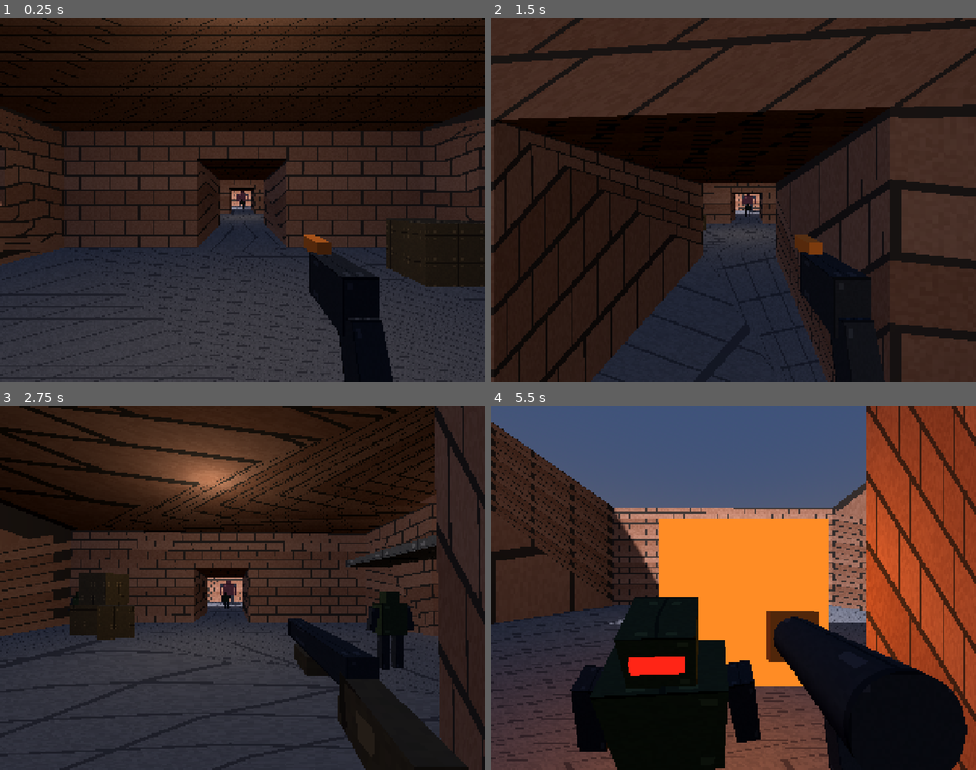
Above: before the commit, frames 1-4 (two rows, left to right).
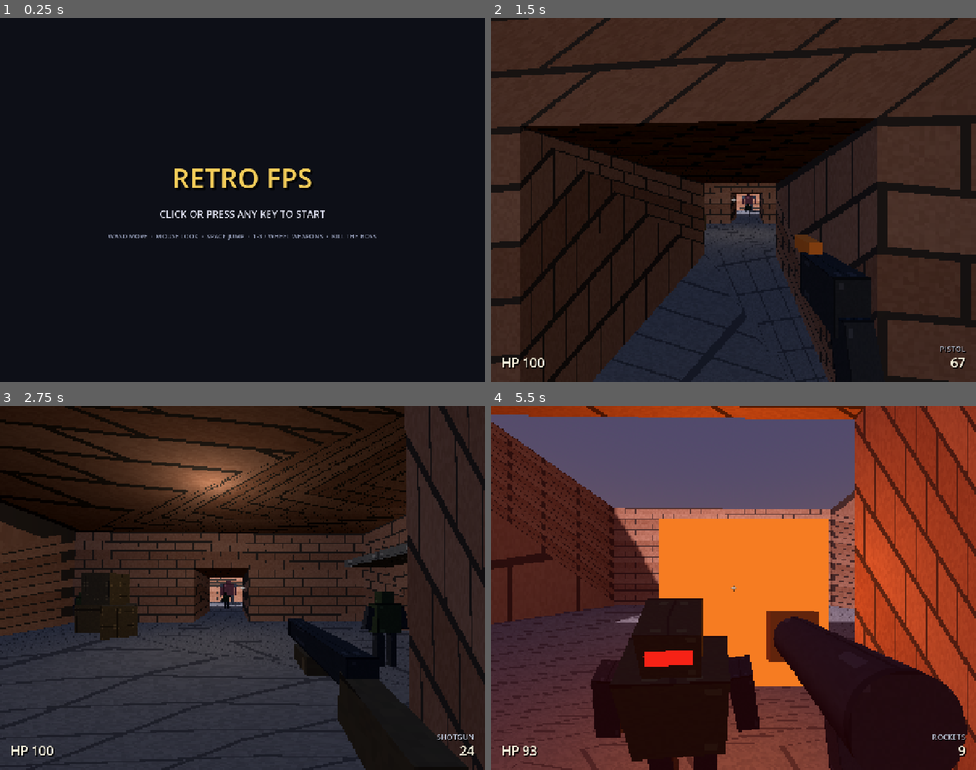
Above: after the commit, the same moments.

Repository: ffindusz/Retro-FPS-I
Game: Godot game, scene res://scenes/main.tscn
Two runs of this game, one before a commit and one after it. Both use one fixed random seed, a clock stepped at 60 frames per second and the inputs below.
Inputs (mouse positions are in pixels of both pictures, inside the frame that each line leads up to):
- Up to frame 1 (0.25 s): no input
- Up to frame 2 (1.5 s): tap Enter at 0.5 s; move the mouse to (757, 200) at 0.52 s; press the mouse at (757, 200) at 0.53 s; hold W (move_forward) from 0.53 s (still down); tap Space (jump) at 0.77 s; move the mouse to (709, 200) at 1.27 s; release the mouse at (709, 200) at 1.28 s; tap 1 (weapon_1) at 1.35 s
- Up to frame 3 (2.75 s): keep holding W (move_forward); tap Space (jump) at 1.52 s; move the mouse to (252, 580) at 2.02 s; hold 2 (weapon_2) from 2.03 s (still down)
- Up to frame 4 (5.5 s): keep holding W (move_forward); move the mouse to (728, 595) at 2.77 s; release 2 (weapon_2) at 2.78 s; tap 3 (weapon_3) at 2.85 s; tap Space (jump) at 3.02, 3.77, 4.52 s; move the mouse to (767, 591) at 3.52 s; hold Mouse wheel down (weapon_next) 3.53-4.28 s; move the mouse to (694, 584) at 4.27 s; tap Mouse wheel up (weapon_prev) at 4.35 s; move the mouse to (738, 588) at 5.02 s; press the mouse at (738, 588) at 5.03 s

The runs differ from the first frame. In frame 1, 66% of the frame differs, in the area x 0-100%, y 0-100%; in frame 2, 22%; in frame 3, 19%; in frame 4, 37%.

Commit message:
Phase 6: UI and game flow
- main.gd is now the flow controller: start screen -> instanced
  level+player -> HUD -> win/lose end screen -> restart
- Start/end screens (any key / click, input grace on end screen),
  HUD with health, weapon + ammo, crosshair, damage flash
- Enemies resolve the player lazily (level enters tree before player;
  player is replaced on restart); dying nodes renamed so restart
  instances keep canonical paths
- Full-flow headless test + UI screenshot tool; other tools updated
  to call start_game()

Diff:
--- a/scenes/main.tscn
+++ b/scenes/main.tscn
@@ -1,8 +1,9 @@
-[gd_scene load_steps=7 format=3]
+[gd_scene load_steps=8 format=3]
 
 [ext_resource type="Script" path="res://scripts/main.gd" id="1_main"]
-[ext_resource type="PackedScene" path="res://scenes/levels/level_01.tscn" id="2_level"]
-[ext_resource type="PackedScene" path="res://scenes/player/player.tscn" id="3_player"]
+[ext_resource type="PackedScene" path="res://scenes/ui/hud.tscn" id="2_hud"]
+[ext_resource type="PackedScene" path="res://scenes/ui/start_screen.tscn" id="3_start"]
+[ext_resource type="PackedScene" path="res://scenes/ui/end_screen.tscn" id="4_end"]
 
 [sub_resource type="ProceduralSkyMaterial" id="ProceduralSkyMaterial_sky"]
 sky_top_color = Color(0.24, 0.32, 0.48, 1)
@@ -44,6 +45,7 @@
 render_target_update_mode = 4
 
 [node name="World" type="Node3D" parent="ViewportContainer/GameViewport"]
+unique_name_in_owner = true
 
 [node name="WorldEnvironment" type="WorldEnvironment" parent="ViewportContainer/GameViewport/World"]
 environment = SubResource("Environment_main")
@@ -52,7 +54,13 @@
 transform = Transform3D(0.866025, 0.321394, -0.383022, 0, 0.766044, 0.642788, 0.5, -0.55667, 0.663414, 0, 10, 0)
 shadow_enabled = true
 
-[node name="Level01" parent="ViewportContainer/GameViewport/World" instance=ExtResource("2_level")]
+[node name="Hud" parent="." instance=ExtResource("2_hud")]
+unique_name_in_owner = true
+visible = false
 
-[node name="Player" parent="ViewportContainer/GameViewport/World" instance=ExtResource("3_player")]
-transform = Transform3D(1, 0, 0, 0, 1, 0, 0, 0, 1, 0, 0.1, 22)
+[node name="StartScreen" parent="." instance=ExtResource("3_start")]
+unique_name_in_owner = true
+
+[node name="EndScreen" parent="." instance=ExtResource("4_end")]
+unique_name_in_owner = true
+visible = false
--- /dev/null
+++ b/scenes/ui/end_screen.tscn
@@ -0,0 +1,72 @@
+[gd_scene load_steps=5 format=3]
+
+[ext_resource type="Script" path="res://scripts/ui/end_screen.gd" id="1_script"]
+
+[sub_resource type="LabelSettings" id="LabelSettings_result"]
+font_size = 72
+font_color = Color(0.85, 0.2, 0.15, 1)
+shadow_size = 4
+shadow_color = Color(0, 0, 0, 0.7)
+shadow_offset = Vector2(5, 5)
+
+[sub_resource type="LabelSettings" id="LabelSettings_sub"]
+font_size = 24
+font_color = Color(0.85, 0.86, 0.92, 1)
+shadow_color = Color(0, 0, 0, 0.6)
+shadow_offset = Vector2(2, 2)
+
+[sub_resource type="LabelSettings" id="LabelSettings_hint"]
+font_size = 18
+font_color = Color(0.55, 0.58, 0.68, 1)
+
+[node name="EndScreen" type="Control"]
+layout_mode = 3
+anchors_preset = 15
+anchor_right = 1.0
+anchor_bottom = 1.0
+grow_horizontal = 2
+grow_vertical = 2
+mouse_filter = 2
+script = ExtResource("1_script")
+
+[node name="Bg" type="ColorRect" parent="."]
+layout_mode = 1
+anchors_preset = 15
+anchor_right = 1.0
+anchor_bottom = 1.0
+grow_horizontal = 2
+grow_vertical = 2
+mouse_filter = 2
+color = Color(0.05, 0.05, 0.07, 1)
+
+[node name="Layout" type="VBoxContainer" parent="."]
+layout_mode = 1
+anchors_preset = 15
+anchor_right = 1.0
+anchor_bottom = 1.0
+grow_horizontal = 2
+grow_vertical = 2
+mouse_filter = 2
+theme_override_constants/separation = 26
+alignment = 1
+
+[node name="ResultLabel" type="Label" parent="Layout"]
+layout_mode = 2
+mouse_filter = 2
+text = "YOU DIED"
+label_settings = SubResource("LabelSettings_result")
+horizontal_alignment = 1
+
+[node name="SubLabel" type="Label" parent="Layout"]
+layout_mode = 2
+mouse_filter = 2
+text = "..."
+label_settings = SubResource("LabelSettings_sub")
+horizontal_alignment = 1
+
+[node name="Hint" type="Label" parent="Layout"]
+layout_mode = 2
+mouse_filter = 2
+text = "CLICK OR PRESS ANY KEY TO RESTART"
+label_settings = SubResource("LabelSettings_hint")
+horizontal_alignment = 1
--- /dev/null
+++ b/scenes/ui/hud.tscn
@@ -0,0 +1,112 @@
+[gd_scene load_steps=5 format=3]
+
+[ext_resource type="Script" path="res://scripts/ui/hud.gd" id="1_script"]
+
+[sub_resource type="LabelSettings" id="LabelSettings_big"]
+font_size = 34
+font_color = Color(0.95, 0.93, 0.85, 1)
+shadow_size = 3
+shadow_color = Color(0, 0, 0, 0.8)
+shadow_offset = Vector2(3, 3)
+
+[sub_resource type="LabelSettings" id="LabelSettings_small"]
+font_size = 20
+font_color = Color(0.75, 0.78, 0.85, 1)
+shadow_color = Color(0, 0, 0, 0.7)
+shadow_offset = Vector2(2, 2)
+
+[sub_resource type="LabelSettings" id="LabelSettings_cross"]
+font_size = 26
+font_color = Color(0.95, 0.95, 0.95, 0.75)
+shadow_color = Color(0, 0, 0, 0.5)
+shadow_offset = Vector2(1, 1)
+
+[node name="Hud" type="Control"]
+layout_mode = 3
+anchors_preset = 15
+anchor_right = 1.0
+anchor_bottom = 1.0
+grow_horizontal = 2
+grow_vertical = 2
+mouse_filter = 2
+script = ExtResource("1_script")
+
+[node name="DamageFlash" type="ColorRect" parent="."]
+unique_name_in_owner = true
+modulate = Color(1, 1, 1, 0)
+layout_mode = 1
+anchors_preset = 15
+anchor_right = 1.0
+anchor_bottom = 1.0
+grow_horizontal = 2
+grow_vertical = 2
+mouse_filter = 2
+color = Color(0.75, 0.08, 0.08, 1)
+
+[node name="CrossCenter" type="CenterContainer" parent="."]
+layout_mode = 1
+anchors_preset = 15
+anchor_right = 1.0
+anchor_bottom = 1.0
+grow_horizontal = 2
+grow_vertical = 2
+mouse_filter = 2
+
+[node name="Crosshair" type="Label" parent="CrossCenter"]
+layout_mode = 2
+mouse_filter = 2
+text = "+"
+label_settings = SubResource("LabelSettings_cross")
+
+[node name="HealthLabel" type="Label" parent="."]
+unique_name_in_owner = true
+layout_mode = 1
+anchors_preset = 2
+anchor_top = 1.0
+anchor_bottom = 1.0
+offset_left = 28.0
+offset_top = -70.0
+offset_right = 260.0
+offset_bottom = -28.0
+grow_vertical = 0
+mouse_filter = 2
+text = "HP 100"
+label_settings = SubResource("LabelSettings_big")
+
+[node name="WeaponLabel" type="Label" parent="."]
+unique_name_in_owner = true
+layout_mode = 1
+anchors_preset = 3
+anchor_left = 1.0
+anchor_top = 1.0
+anchor_right = 1.0
+anchor_bottom = 1.0
+offset_left = -260.0
+offset_top = -100.0
+offset_right = -28.0
+offset_bottom = -74.0
+grow_horizontal = 0
+grow_vertical = 0
+mouse_filter = 2
+text = "PISTOL"
+label_settings = SubResource("LabelSettings_small")
+horizontal_alignment = 2
+
+[node name="AmmoLabel" type="Label" parent="."]
+unique_name_in_owner = true
+layout_mode = 1
+anchors_preset = 3
+anchor_left = 1.0
+anchor_top = 1.0
+anchor_right = 1.0
+anchor_bottom = 1.0
+offset_left = -260.0
+offset_top = -70.0
+offset_right = -28.0
+offset_bottom = -28.0
+grow_horizontal = 0
+grow_vertical = 0
+mouse_filter = 2
+text = "72"
+label_settings = SubResource("LabelSettings_big")
+horizontal_alignment = 2
--- /dev/null
+++ b/scenes/ui/start_screen.tscn
@@ -0,0 +1,72 @@
+[gd_scene load_steps=5 format=3]
+
+[ext_resource type="Script" path="res://scripts/ui/start_screen.gd" id="1_script"]
+
+[sub_resource type="LabelSettings" id="LabelSettings_title"]
+font_size = 72
+font_color = Color(0.95, 0.8, 0.35, 1)
+shadow_size = 4
+shadow_color = Color(0, 0, 0, 0.7)
+shadow_offset = Vector2(5, 5)
+
+[sub_resource type="LabelSettings" id="LabelSettings_sub"]
+font_size = 26
+font_color = Color(0.85, 0.86, 0.92, 1)
+shadow_color = Color(0, 0, 0, 0.6)
+shadow_offset = Vector2(2, 2)
+
+[sub_resource type="LabelSettings" id="LabelSettings_hint"]
+font_size = 17
+font_color = Color(0.55, 0.58, 0.68, 1)
+
+[node name="StartScreen" type="Control"]
+layout_mode = 3
+anchors_preset = 15
+anchor_right = 1.0
+anchor_bottom = 1.0
+grow_horizontal = 2
+grow_vertical = 2
+mouse_filter = 2
+script = ExtResource("1_script")
+
+[node name="Bg" type="ColorRect" parent="."]
+layout_mode = 1
+anchors_preset = 15
+anchor_right = 1.0
+anchor_bottom = 1.0
+grow_horizontal = 2
+grow_vertical = 2
+mouse_filter = 2
+color = Color(0.05, 0.06, 0.09, 1)
+
+[node name="Layout" type="VBoxContainer" parent="."]
+layout_mode = 1
+anchors_preset = 15
+anchor_right = 1.0
+anchor_bottom = 1.0
+grow_horizontal = 2
+grow_vertical = 2
+mouse_filter = 2
+theme_override_constants/separation = 28
+alignment = 1
+
+[node name="Title" type="Label" parent="Layout"]
+layout_mode = 2
+mouse_filter = 2
+text = "RETRO FPS"
+label_settings = SubResource("LabelSettings_title")
+horizontal_alignment = 1
+
+[node name="Sub" type="Label" parent="Layout"]
+layout_mode = 2
+mouse_filter = 2
+text = "CLICK OR PRESS ANY KEY TO START"
+label_settings = SubResource("LabelSettings_sub")
+horizontal_alignment = 1
+
+[node name="Hint" type="Label" parent="Layout"]
+layout_mode = 2
+mouse_filter = 2
+text = "WASD MOVE  ·  MOUSE LOOK  ·  SPACE JUMP  ·  1-3 / WHEEL WEAPONS  ·  KILL THE BOSS"
+label_settings = SubResource("LabelSettings_hint")
+horizontal_alignment = 1
--- a/scripts/enemies/enemy_state_machine.gd
+++ b/scripts/enemies/enemy_state_machine.gd
@@ -36,10 +36,13 @@
 func _ready() -> void:
 	health = max_health
 	add_to_group("enemies")
-	_player = get_tree().get_first_node_in_group("player")
 
 
 func _physics_process(delta: float) -> void:
+	# Lazy player lookup: the level (with enemies) can enter the tree before
+	# the player does, and the player is replaced on restart.
+	if not is_instance_valid(_player):
+		_player = get_tree().get_first_node_in_group("player")
 	_state_time += delta
 	if not is_on_floor():
 		velocity.y -= gravity * delta
--- a/scripts/main.gd
+++ b/scripts/main.gd
@@ -1,4 +1,79 @@
 extends Control
-## Entry point. Hosts the low-res PS1 SubViewport that the 3D game renders
-## into. Phase 6 adds start/end screen routing here; for now the level and
-## player are instanced directly in the scene.
+## Entry point and game-flow controller. Hosts the low-res PS1 SubViewport
+## and routes: start screen -> gameplay (level + player instanced into the
+## viewport) -> end screen (win/lose) -> restart.
+
+const LEVEL_SCENE := preload("res://scenes/levels/level_01.tscn")
+const PLAYER_SCENE := preload("res://scenes/player/player.tscn")
+
+var _level: Node3D
+var _player: CharacterBody3D
+var _game_active := false
+
+@onready var _world: Node3D = %World
+@onready var _start_screen: Control = %StartScreen
+@onready var _end_screen: Control = %EndScreen
+@onready var _hud: Control = %Hud
+
+
+func _ready() -> void:
+	Input.mouse_mode = Input.MOUSE_MODE_VISIBLE
+	GameState.player_died.connect(_on_player_died)
+	GameState.boss_died.connect(_on_boss_died)
+	_start_screen.start_requested.connect(start_game)
+	_end_screen.restart_requested.connect(start_game)
+	_show_only(_start_screen)
+
+
+func start_game() -> void:
+	_clear_game()
+	GameState.reset()
+	_level = LEVEL_SCENE.instantiate()
+	_world.add_child(_level)
+	_player = PLAYER_SCENE.instantiate()
+	_world.add_child(_player)
+	var spawn: Node3D = _level.get_node_or_null("Spawns/PlayerSpawn")
+	if spawn:
+		_player.global_position = spawn.global_position
+	_game_active = true
+	_show_only(_hud)
+	_hud.bind_player(_player)
+	Input.mouse_mode = Input.MOUSE_MODE_CAPTURED
+
+
+func _on_player_died() -> void:
+	if _game_active:
+		_game_active = false
+		_end_game(false)
+
+
+func _on_boss_died() -> void:
+	if _game_active:
+		_game_active = false
+		# Short beat so the boss's death topple is visible before the screen.
+		get_tree().create_timer(1.2).timeout.connect(_end_game.bind(true))
+
+
+func _end_game(win: bool) -> void:
+	Input.mouse_mode = Input.MOUSE_MODE_VISIBLE
+	_end_screen.set_result(win)
+	_show_only(_end_screen)
+	_clear_game()
+
+
+func _clear_game() -> void:
+	for node: Node in [_level, _player]:
+		if is_instance_valid(node):
+			# Rename before the deferred free so a fresh instance created this
+			# frame can claim the "Player"/"Level01" name (tools and debug
+			# paths rely on it).
+			node.name = String(node.name) + "_dying"
+			node.queue_free()
+	_level = null
+	_player = null
+
+
+func _show_only(screen: Control) -> void:
+	_start_screen.visible = screen == _start_screen
+	_end_screen.visible = screen == _end_screen
+	_hud.visible = screen == _hud
--- /dev/null
+++ b/scripts/ui/end_screen.gd
@@ -0,0 +1,32 @@
+extends Control
+## Win/lose screen. Brief input grace period so a panic-click at the moment
+## of death doesn't instantly restart.
+
+signal restart_requested
+
+var _accept_after_ms := 0
+
+@onready var _result: Label = $Layout/ResultLabel
+@onready var _sub: Label = $Layout/SubLabel
+
+
+func set_result(win: bool) -> void:
+	_accept_after_ms = Time.get_ticks_msec() + 700
+	if win:
+		_result.text = "YOU WIN"
+		_result.label_settings.font_color = Color(0.95, 0.8, 0.35)
+		_sub.text = "THE BOSS IS SCRAP METAL"
+	else:
+		_result.text = "YOU DIED"
+		_result.label_settings.font_color = Color(0.85, 0.2, 0.15)
+		_sub.text = "THE FACILITY CLAIMS ANOTHER"
+
+
+func _unhandled_input(event: InputEvent) -> void:
+	if not is_visible_in_tree() or Time.get_ticks_msec() < _accept_after_ms:
+		return
+	var confirm: bool = (event is InputEventMouseButton and event.pressed) \
+			or (event is InputEventKey and event.pressed and not event.echo)
+	if confirm:
+		get_viewport().set_input_as_handled()
+		restart_requested.emit()
--- /dev/null
+++ b/scripts/ui/hud.gd
@@ -0,0 +1,36 @@
+extends Control
+## In-game HUD: health, current weapon + ammo, crosshair, damage flash.
+## Weapon info is polled each frame — cheap, and immune to weapon switches.
+
+var _weapon_manager: Node3D
+var _last_health := GameState.MAX_HEALTH
+
+@onready var _health: Label = %HealthLabel
+@onready var _weapon: Label = %WeaponLabel
+@onready var _ammo: Label = %AmmoLabel
+@onready var _flash: ColorRect = %DamageFlash
+
+
+func _ready() -> void:
+	GameState.health_changed.connect(_on_health_changed)
+
+
+func bind_player(player: Node) -> void:
+	_weapon_manager = player.get_node("Head/Camera3D/WeaponManager")
+	_last_health = GameState.health
+	_health.text = "HP %d" % GameState.health
+
+
+func _process(delta: float) -> void:
+	if _weapon_manager and is_instance_valid(_weapon_manager):
+		var weapon: WeaponBase = _weapon_manager.current_weapon()
+		_weapon.text = weapon.weapon_label
+		_ammo.text = str(weapon.ammo)
+	_flash.modulate.a = maxf(_flash.modulate.a - delta * 1.8, 0.0)
+
+
+func _on_health_changed(current: int, _max_health: int) -> void:
+	if current < _last_health:
+		_flash.modulate.a = 0.5
+	_last_health = current
+	_health.text = "HP %d" % current
--- /dev/null
+++ b/scripts/ui/start_screen.gd
@@ -0,0 +1,14 @@
+extends Control
+## Title screen: any key or click starts the game.
+
+signal start_requested
+
+
+func _unhandled_input(event: InputEvent) -> void:
+	if not is_visible_in_tree():
+		return
+	var confirm: bool = (event is InputEventMouseButton and event.pressed) \
+			or (event is InputEventKey and event.pressed and not event.echo)
+	if confirm:
+		get_viewport().set_input_as_handled()
+		start_requested.emit()
--- a/tools/screenshot_tour.gd
+++ b/tools/screenshot_tour.gd
@@ -18,6 +18,7 @@
 
 var _frames := 0
 var _shot := 0
+var _started := false
 
 
 func _initialize() -> void:
@@ -26,8 +27,14 @@
 
 
 func _process(_delta: float) -> bool:
+	if current_scene == null:
+		return false
+	if not _started:
+		_started = true
+		current_scene.start_game()
+		return false
 	_frames += 1
-	var player := current_scene.get_node_or_null(PLAYER_PATH) if current_scene else null
+	var player := current_scene.get_node_or_null(PLAYER_PATH)
 	if player == null:
 		return false
 	var stop := _frames / FRAMES_PER_STOP
--- /dev/null
+++ b/tools/screenshot_ui.gd
@@ -0,0 +1,34 @@
+extends SceneTree
+## Debug helper: captures the start screen, in-game HUD, and lose screen.
+## Run WITHOUT --headless:
+##   Godot_v4.7-stable_win64_console.exe --path . -s tools/screenshot_ui.gd
+
+var _frames := 0
+
+
+func _initialize() -> void:
+	DirAccess.make_dir_recursive_absolute("res://tmp_shots")
+	change_scene_to_file("res://scenes/main.tscn")
+
+
+func _shot(file_name: String) -> void:
+	root.get_texture().get_image().save_png("res://tmp_shots/" + file_name)
+
+
+func _process(_delta: float) -> bool:
+	if current_scene == null:
+		return false
+	_frames += 1
+	if _frames == 20:
+		_shot("ui_start.png")
+		current_scene.start_game()
+	elif _frames == 60:
+		_shot("ui_hud.png")
+		root.get_node("GameState").damage_player(30)
+	elif _frames == 70:
+		_shot("ui_hud_damage.png")
+		root.get_node("GameState").damage_player(150)
+	elif _frames == 100:
+		_shot("ui_end_lose.png")
+		return true
+	return false
--- a/tools/test_boss.gd
+++ b/tools/test_boss.gd
@@ -23,14 +23,23 @@
 		print(msg)
 
 
+var _started := false
+
+
 func _process(_delta: float) -> bool:
 	if current_scene == null:
 		return false
+	if not _started:
+		_started = true
+		current_scene.start_game()
+		return false
 	var world := current_scene.get_node("ViewportContainer/GameViewport/World")
-	var player: CharacterBody3D = world.get_node("Player")
+	var player: CharacterBody3D = world.get_node_or_null("Player")
 	var boss: CharacterBody3D = world.get_node_or_null("Level01/Enemies/Boss")
 	var gs: Node = root.get_node("GameState")
 	if not _placed:
+		if player == null:
+			return false
 		_placed = true
 		_start_ms = Time.get_ticks_msec()
 		gs.boss_died.connect(func() -> void: _win_signaled = true)
@@ -39,13 +48,15 @@
 		print("t=0.0s boss state=%d health=%.0f" % [boss.state, boss.health])
 		return false
 	var t := (Time.get_ticks_msec() - _start_ms) / 1000.0
-	if t > 2.0 and boss and not _killed:
+	if t > 2.0 and boss and player and not _killed:
 		_report_once("t1", "t=2.0s boss state=%d (expect 2-3) dist=%.1f" % [boss.state,
 				boss.global_position.distance_to(player.global_position)])
 	if t > 6.0 and boss and not _phase2_done:
 		_phase2_done = true
 		print("t=6.0s boss state=%d player health=%d (expect <100 from fireballs)"
 				% [boss.state, gs.health])
+		# Heal so the stationary test player can't die before the boss does.
+		gs.health = 100
 		boss.take_damage(210.0)
 		print("after 210 dmg: health=%.0f enraged=%s (expect true)" % [boss.health, boss._enraged])
 	if t > 8.0 and not _killed:
--- a/tools/test_enemy.gd
+++ b/tools/test_enemy.gd
@@ -22,8 +22,15 @@
 	print(msg)
 
 
+var _started := false
+
+
 func _process(_delta: float) -> bool:
 	if current_scene == null:
+		return false
+	if not _started:
+		_started = true
+		current_scene.start_game()
 		return false
 	var world := current_scene.get_node("ViewportContainer/GameViewport/World")
 	var player: CharacterBody3D = world.get_node("Player")
--- /dev/null
+++ b/tools/test_flow.gd
@@ -0,0 +1,52 @@
+extends SceneTree
+## Debug helper: headless test of the full game flow.
+## start screen -> start_game -> player death -> lose screen -> restart ->
+## boss win signal -> win screen.
+##   Godot_v4.7-stable_win64_console.exe --headless --path . -s tools/test_flow.gd
+
+var _step := 0
+var _wait_ms := 0
+
+
+func _initialize() -> void:
+	change_scene_to_file("res://scenes/main.tscn")
+
+
+func _process(_delta: float) -> bool:
+	if current_scene == null:
+		return false
+	var main := current_scene
+	var gs: Node = root.get_node("GameState")
+	match _step:
+		0:
+			print("boot: start screen visible=%s hud=%s (expect true false)"
+					% [main.get_node("StartScreen").visible, main.get_node("Hud").visible])
+			main.start_game()
+			_step = 1
+		1:
+			var player := main.get_node_or_null("ViewportContainer/GameViewport/World/Player")
+			print("started: hud=%s player=%s health=%d (expect true true 100)"
+					% [main.get_node("Hud").visible, player != null, gs.health])
+			gs.damage_player(150)
+			_step = 2
+		2:
+			var end := main.get_node("EndScreen")
+			print("after death: end visible=%s text=%s (expect true YOU DIED)"
+					% [end.visible, end.get_node("Layout/ResultLabel").text])
+			main.start_game()
+			_step = 3
+		3:
+			var player := main.get_node_or_null("ViewportContainer/GameViewport/World/Player")
+			print("restarted: hud=%s player=%s health=%d (expect true true 100)"
+					% [main.get_node("Hud").visible, player != null, gs.health])
+			gs.boss_defeated()
+			_wait_ms = Time.get_ticks_msec() + 1600
+			_step = 4
+		4:
+			if Time.get_ticks_msec() >= _wait_ms:
+				var end := main.get_node("EndScreen")
+				print("after win: end visible=%s text=%s (expect true YOU WIN)"
+						% [end.visible, end.get_node("Layout/ResultLabel").text])
+				print("flow test done")
+				return true
+	return false
--- a/tools/test_weapons.gd
+++ b/tools/test_weapons.gd
@@ -5,6 +5,7 @@
 
 var _n := 0
 var _fired := false
+var _started := false
 
 
 func _initialize() -> void:
@@ -12,8 +13,14 @@
 
 
 func _process(_delta: float) -> bool:
+	if current_scene == null:
+		return false
+	if not _started:
+		_started = true
+		current_scene.start_game()
+		return false
 	_n += 1
-	if _n < 15 or current_scene == null:
+	if _n < 15:
 		return false
 	var player: CharacterBody3D = current_scene.get_node("ViewportContainer/GameViewport/World/Player")
 	var cam: Camera3D = player.get_node("Head/Camera3D")
Not shown, added: scripts/ui/end_screen.gd.uid
Not shown, added: scripts/ui/hud.gd.uid
Not shown, added: scripts/ui/start_screen.gd.uid
Not shown, added: tools/test_flow.gd.uid
